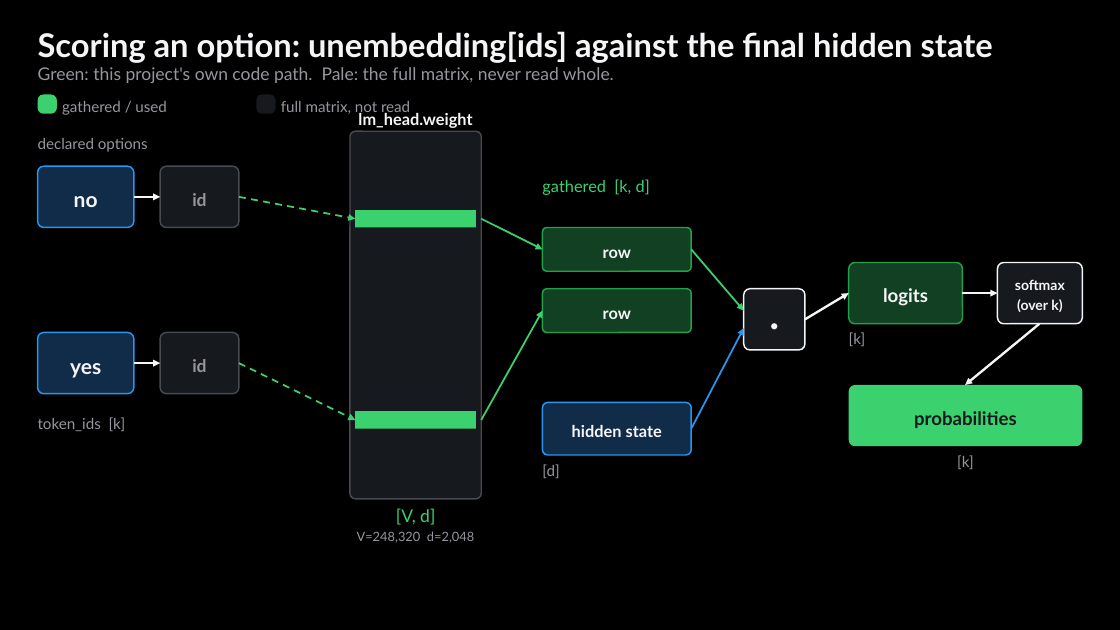
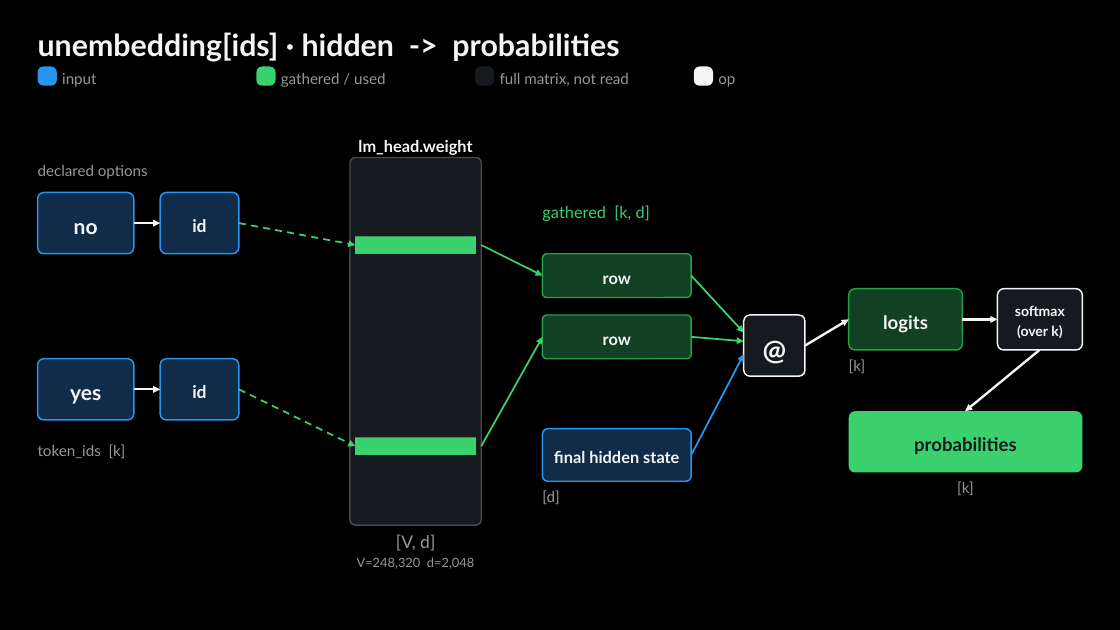
Before and after one commit to littlemex/figures, a slide deck: slide 4 of zenn/articles/2501df775848aa/source/prismyra-figs.pptx. Drawn at 1120x630 pixels with LibreOffice and Linux fonts; fonts in the diff are those of the drawing. Boxes give left, top, right and bottom in pixels: in the first picture for what was removed or moved away, otherwise in the second. Text is boxed around its words. In the diff, an @@ line names an element or a change of style, - is before the commit and + after.

```diff
--- a/zenn/articles/2501df775848aa/source/prismyra-figs.pptx
+++ b/zenn/articles/2501df775848aa/source/prismyra-figs.pptx
@@ text at <box>38,32,619,61</box>: text changed; size 28 to 26 pt @@
-Scoring an option: unembedding[ids] against the final hidden state
+unembedding[ids] · hidden -> probabilities
@@ rounded rectangle: place and size @@
-rounded rectangle at <box>38,94,57,113</box>
+rounded rectangle at <box>38,66,57,86</box>
@@ rounded rectangle at <box>38,66,57,86</box>: fill #3BD16F to #2896F0 @@
@@ text removed at <box>38,67,614,83</box> @@
-Green: this project's own code path. Pale: the full matrix, never read whole.
@@ text added at <box>62,73,96,87</box>, 13 pt, text #96969E @@
+input
@@ rounded rectangle: place and size @@
-rounded rectangle at <box>256,94,276,113</box>
+rounded rectangle at <box>256,66,276,86</box>
@@ rounded rectangle at <box>256,66,276,86</box>: fill #161A1E to #3BD16F @@
@@ text "gathered / used": place and size @@
-text "gathered / used" at <box>62,101,166,115</box>
+text "gathered / used" at <box>281,73,385,87</box>
@@ rounded rectangle added at <box>476,66,495,86</box>, fill #161A1E @@
@@ text "full matrix, not read": place and size @@
-text "full matrix, not read" at <box>281,101,410,115</box>
+text "full matrix, not read" at <box>500,73,629,86</box>
@@ rounded rectangle added at <box>694,66,713,86</box>, fill #F5F5F8 @@
@@ text added at <box>718,76,735,87</box>, 13 pt, text #96969E @@
+op
@@ rounded rectangle "id": place and size @@
-rounded rectangle "id" at <box>160,333,239,394</box>
+rounded rectangle "id" at <box>160,192,239,254</box>
@@ rounded rectangle "id" at <box>160,192,239,254</box>: text colour #96969E to #F5F5F8; fill #161A1E to #102C48; outline #464A50 1.25 pt to #2896F0 1.25 pt @@
@@ arrow moved from (134, 363) - (160, 363) to (134, 223) - (160, 223) @@
@@ 12 rounded rectangles, 9 texts, 8 arrows: place and size @@
-12 rounded rectangles, 9 texts, 8 arrows at <box>38,113,1083,543</box>
+12 rounded rectangles, 9 texts, 8 arrows at <box>38,140,1083,569</box>
@@ arrow added from (691, 276) to (744, 333), #3BD16F 1.5 pt @@
@@ text in rounded rectangle at <box>744,315,805,376</box>: text changed; size 28 to 24 pt @@
-·
+@
@@ rounded rectangle "id" at <box>160,359,239,420</box>: text colour #96969E to #F5F5F8; fill #161A1E to #102C48; outline #464A50 1.25 pt to #2896F0 1.25 pt @@
@@ rounded rectangle "id": place and size @@
-rounded rectangle "id" at <box>160,166,239,228</box>
+rounded rectangle "id" at <box>160,359,239,420</box>
@@ arrow moved from (691, 250) - (744, 311) to (691, 337) - (744, 341) @@
@@ arrow moved from (134, 197) - (160, 197) to (134, 390) - (160, 390) @@
@@ text in rounded rectangle at <box>554,451,679,463</box>: text changed @@
-hidden state
+final hidden state
@@ text "[V, d]" at <box>396,534,435,551</box>: text colour #3BD16F to #96969E @@
```
Also in this commit, not shown: 2 other files.
